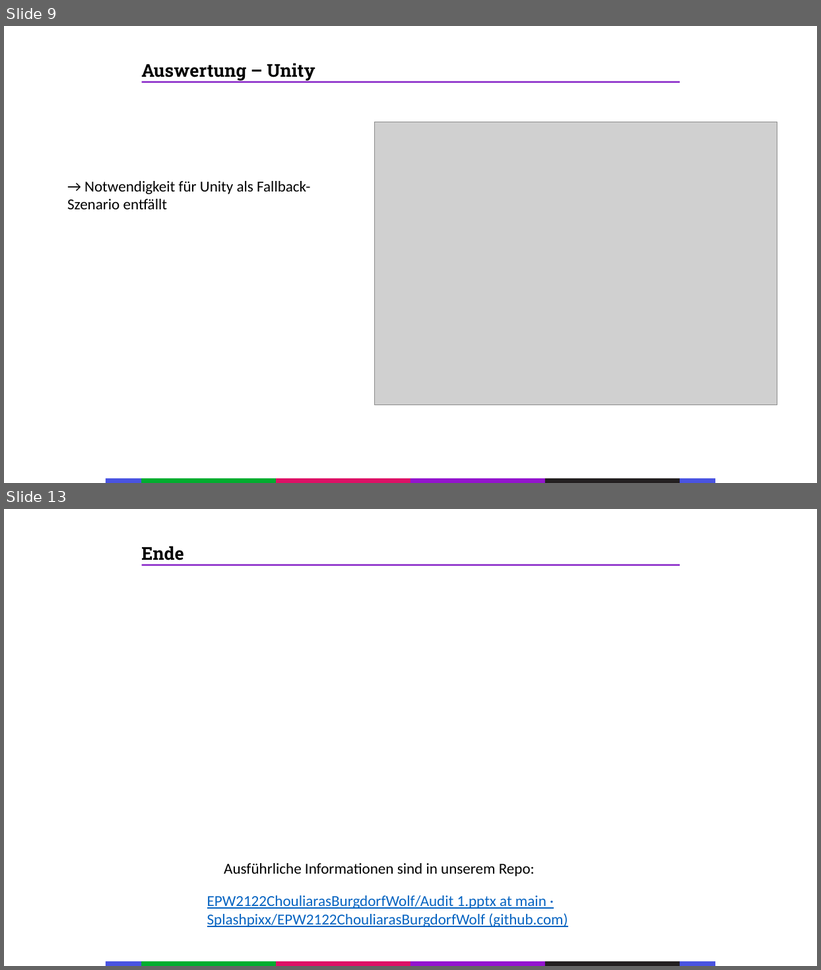
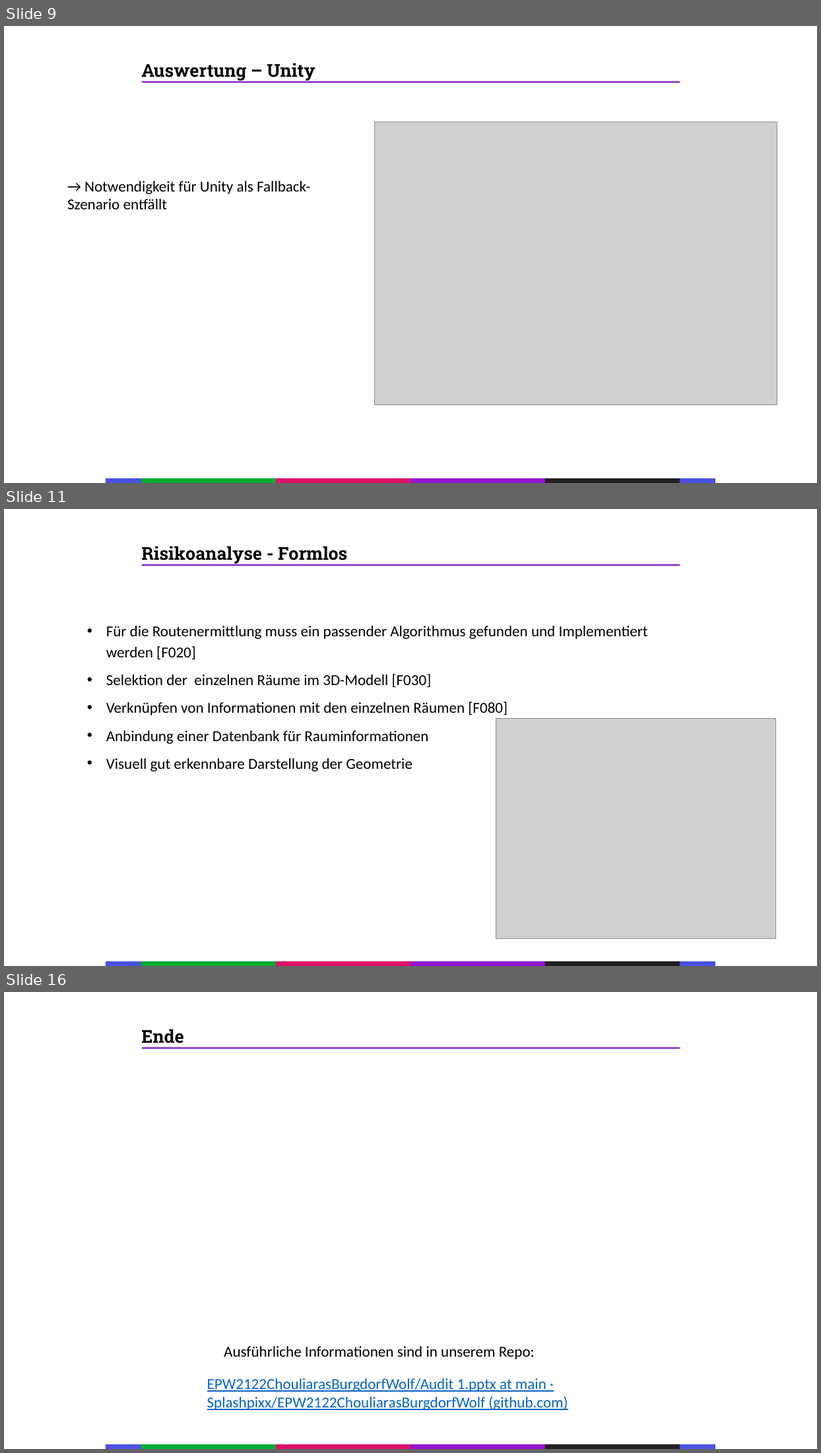
Before and after one commit to Splashpixx/EPW2122ChouliarasBurgdorfWolf, a slide deck: Audits/WS2122_ChouliarasBurgdorfWolf_Audit2.pptx. Shown one above the other, each under a label of ours: slides 9 and 13 before the commit, slides 9, 11 and 16 after it; the slides between them are not shown. The pictures are 821x970 and 821x1453 pixels, drawn with LibreOffice and Linux fonts; fonts in the diff are those of the drawing; grey boxes stand for pictures. Boxes give left, top, right and bottom in pixels: in the first picture for what was removed or moved away, otherwise in the second. Text is boxed around its words. In the diff, an @@ line names an element or a change of style, - is before the commit and + after.

```diff
--- a/Audits/WS2122_ChouliarasBurgdorfWolf_Audit2.pptx
+++ b/Audits/WS2122_ChouliarasBurgdorfWolf_Audit2.pptx
@@ slide 11 added at [4, 509, 817, 966], background #FFFFFF @@
@@ text added at [141, 546, 347, 564], 21 pt, text #000000, bold @@
+Risikoanalyse - Formlos
@@ line added from (142, 565) to (680, 565), #8723C7 2 pt @@
@@ text added at [106, 626, 648, 772], 18 pt, text #000000 @@
+• Für die Routenermittlung muss ein passender Algorithmus gefunden und Implementiert werden [F020]
+• Selektion der einzelnen Räume im 3D-Modell [F030]
+• Verknüpfen von Informationen mit den einzelnen Räumen [F080]
+• Anbindung einer Datenbank für Rauminformationen
+• Visuell gut erkennbare Darstellung der Geometrie
@@ picture added at [496, 719, 776, 939] @@
@@ group added at [106, 962, 716, 966]: 6 rectangles @@
@@ what was slide 13 is now slide 16 @@
```
Also in this commit, not shown: 6 slides changed, 2 other slides added, 8 other files.
